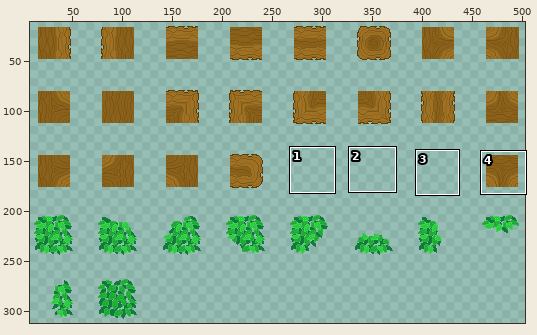
Two states of a sprite sheet, assets/sprites/environment/tree-tiles.png. The first picture is a wide view before the edit; the outline marks the close-up.
Close-up. First the earlier version:
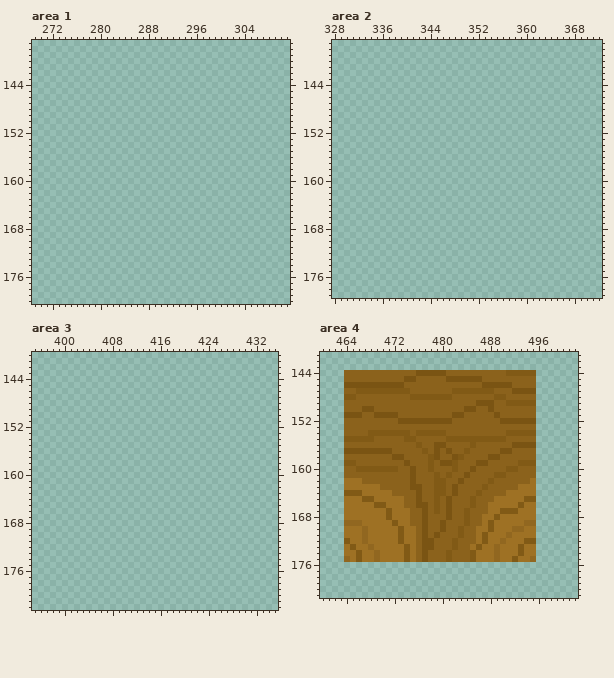
The file is 512x512 pixels. Shown: area 1: x 269..311, y 137..180; area 2: x 328..372, y 137..179; area 3: x 395..435, y 140..182; area 4: x 460..502, y 141..181. The wide view leaves out empty margins. The commit also changed other parts of the picture, which this record leaves out.
Once edited:
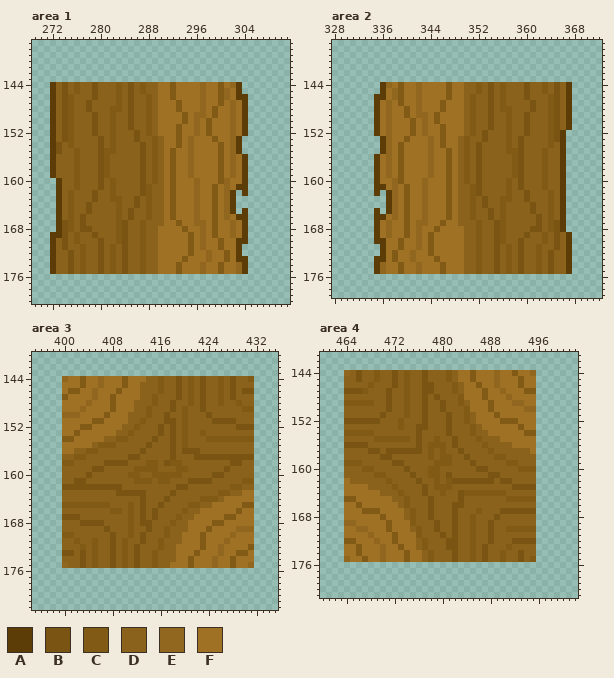
Palette (. is transparent): A #5c3d07  B #7a5413  C #815a16  D #8b621c  E #916720  F #9e7124
Difference:
Changed rows in their new state; - is an unchanged pixel.
Area 1:
first column x 272:
144 ADBDCDDBDDDCDBDCDDFFCFFFFEFFCFEA-
145 ADBDCDDBDDDCDBDCDDFFCFFFFEFFCEFA-
146 ADBCDDDBDDDCDBDDCDFFCFFFFEFFCEFAA
147 ADBCDDBDDDDCDBDDCDFFFCFFFEFFCFEFA
148 ADBCDDBDDDCCDBDDCDFFFCFFFEFCFFEFA
149 ADBCDDDBDDCDDBDDCDFFFFCFEEFCFFEFA
150 ADBCDDDBDDCDDBDDCDFFFFCFEFCFFFEFA
151 ADBCDDDBDDCDDBDDCDFFFCFFEFCFFFEFA
152 ADBCDDDBDDCDDDBDCDFFFCFFEFCFFFEFA
153 ADBCDDDDBDCDDDBDDCDFFCFEFFFCFFEA-
154 ABDCDDDDBDCDDDDBDCDFFCFEFFFFCFEA-
155 ABDDCDDDBCCDDDDBDCDFCFFEFFFFCFEA-
156 ADDDCDDDBCDDDDDBDCDFCFFEFFFFCFEFA
157 ADDDCDDDBCDDDDDBDCDFCFFEFFFFCFEFA
158 ADDDCDDDBCDDDDDBDCDFCFFEFFFFCFEFA
159 ADDDCDDDBCDDDDDBDCDFCFFEFFFFCFEFA
160 -ADDCDDDBDCDDDDBDCDFCFFFEFFFCEFFA
161 -ADDCDDDBDCDDDDBCDDFCFFFEFFCFEFAA
162 -ADCDDDBDDCDDDDBCDDFCFFFEFFCFEA-A
163 -ADCDDDBDDCCDDBDCDDFCFFFEFFCFEA--
164 -ADCDDBDDDDCDDBDCDDFCFFFEFFCFEA--
165 -ADCDDBDDDDCDBDDCDDFCFFFEFFCFEA-A
166 -ADCDBDDDDDCDBDDCDDFCFFFEFFCFEFAA
167 -ABCDBDDDDDCBDDCDDDFFCFFEEFCFFEFA
168 -ABCDBBDDDDCBDDCDDFFFFCFFEFCFFEFA
169 AABDCDDBDDDCBDDCDDFFFFFCFEFCFFEFA
170 ADBDCDDDBDDCBDDCDDFFFFFCFEFFCFFAA
171 ADBDDCDDBDCDBDDCDDFFFFFCFEFFCFFA-
172 ADDBDCDDBDCDBDDCDDFFFFFCFFEFFCFA-
173 ADDBDCDDBDCDBDDCDDFFFFCFFFEFFCFAA
174 ADDBDCDDBDCDBDDCDDFFFCFFFEFFCFFEA
175 ADDBDCDDBDCDBDDCDDFFFCFFFEFFCFFEA
Area 2:
first column x 335:
144 -AEFCFFEFFFFCFFDDCDBDCDDDBDDCDBDA
145 -AFECFFEFFFFCFFDDCDBDCDDDBDDCDBDA
146 AAFECFFEFFFFCFFDCDDBDCDDDBDDDCBDA
147 AFEFCFFEFFFCFFFDCDDBDCDDDDBDDCBDA
148 AFEFFCFEFFFCFFFDCDDBDCCDDDBDDCBDA
149 AFEFFCFEEFCFFFFDCDDBDDCDDBDDDCBDA
150 AFEFFFCFEFCFFFFDCDDBDDCDDBDDDCBDA
151 AFEFFFCFEFFCFFFDCDDBDDCDDBDDDCBDA
152 AFEFFFCFEFFCFFFDCDBDDDCDDBDDDCBA-
153 -AEFFCFFFEFCFFDCDDBDDDCDBDDDDCBA-
154 -AEFCFFFFEFCFFDCDBDDDDCDBDDDDCDA-
155 -AEFCFFFFEFFCFDCDBDDDDCCBDDDCDDA-
156 AFEFCFFFFEFFCFDCDBDDDDDCBDDDCDDA-
157 AFEFCFFFFEFFCFDCDBDDDDDCBDDDCDDA-
158 AFEFCFFFFEFFCFDCDBDDDDDCBDDDCDDA-
159 AFEFCFFFFEFFCFDCDBDDDDDCBDDDCDDA-
160 AFFECFFFEFFFCFDCDBDDDDCDBDDDCDDA-
161 AAFEFCFFEFFFCFDDCBDDDDCDBDDDCDDA-
162 A-AEFCFFEFFFCFDDCBDDDDCDDBDDDCDA-
163 --AEFCFFEFFFCFDDCDBDDCCDDBDDDCDA-
164 --AEFCFFEFFFCFDDCDBDDCDDDDBDDCDA-
165 A-AEFCFFEFFFCFDDCDDBDCDDDDBDDCDA-
166 AAFEFCFFEFFFCFDDCDDBDCDDDDDBDCDA-
167 AFEFFCFEEFFCFFDDDCDDBCDDDDDBDCBA-
168 AFEFFCFEFFCFFFFDDCDDBCDDDDBBDCBA-
169 AFEFFCFEFCFFFFFDDCDDBCDDDBDDCDBDA
170 AAFFCFFEFCFFFFFDDCDDBCDDBDDDCDBDA
171 -AFFCFFEFCFFFFFDDCDDBDCDBDDCDDBDA
172 -AFCFFEFFCFFFFFDDCDDBDCDBDDCDBDDA
173 AAFCFFEFFFCFFFFDDCDDBDCDBDDCDBDDA
174 AEFFCFFEFFFCFFFDDCDDBDCDBDDCDBDDA
175 AEFFCFFEFFFCFFFDDCDDBDCDBDDCDBDDA
Area 3:
first column x 400:
144 EFFCFFEFFFCFFFDDCDDBDCDBDDCDBDDC
145 FFFCFFEFFFCFFDDDCDDBDCDBDDCDBDDD
146 FCCFFEFFFCFFFDDDCDDBDCDBDDCDBDBB
147 CFFFFEFFCFFFFDDCDDDBDCDBDDCDBDDD
148 FFFFEFFFCFFFDDDCDDBDDCDBDDCDDCDD
149 FFFEFFFFCFFFDDCDDDBDCDDBDDDDDDCC
150 EEEFFFFCFFFDDDCDDBDDCDDDBDDDDDDD
151 FFFFFCCFFFFDDCDDDBBDCDDDDBBBBDDD
152 FFFCCFFFFFDDCDDDBDBDCDDDDDDDDBBB
153 FFCFFFFFFDDCDDDDBDBDCDDCDDDDDDDD
154 CCFFFFFDDCCDDDDBDDBDCDDDCCCCCCCC
155 FFFFFDCCCDDDDDBDDDBDCDDDDDDDDDDD
156 FFDDCCDDDDDDDBDDDDBDBBBDDDDDDDDD
157 DDCCDDDDDDDBBDDDDDBDDDBBBBBBBBBB
158 CCDDDDDBBBBDDDCCDBCCDDDDDDDDBBDD
159 DDDDDBBDDDDDCCCCDDDCCDDDDDDBDDDD
160 DDDDBDDDDDDCCDDCCCCCDDDDDBBDDDDD
161 DDBBDDDDDDDDCCCDCCDDDBBBBDDDDDCC
162 BBBBBBBBBBDDDDDDDDDBBDDDDDDDCCDD
163 DDDDDDDDDBBBBBDDDDBDDDDDDDCCDDFF
164 DDDDDDDDDDDDDBDDDBDDDDDCCCDFFFFF
165 CCCCCCCCDDDCDBDDBDDDDCCDDFFFFFCC
166 DDDDDDDDCCDCDBDBDDDDCDDFFFFFFCFF
167 BBBDDDDDDDDCDBDBDDDCDDFFFFFCCFFF
168 DDDBBBBDDDDCDBBDDDCDDFFFFCCFFFFF
169 DDDDDDDBDDDCDDBDDCDDDFFFCFFFFEEE
170 CCDDDDDDBDDCDBDDDCDDFFFCFFFFEFFF
171 DDCDDCDDBDCDDBDDCDDDFFFCFFFEFFFF
172 DDDCDCDDBDCDBDDDCDDFFFFCFFEFFFFC
173 BBDBDCDDBDCDBDDCDDDFFFCFFFEFFCCF
174 DDDBDCDDBDCDBDDCDDDFFCFFFEFFCFFF
175 EDDBDCDDBDCDBDDCDDFFFCFFFEFFCFFE
Area 4:
first column x 464:
144 E-B--C--B-C-D-DDDC-FFCFFFEFF-FFE
145 --B--C--B-CD-B---CDFFCFFFEFFFCFF
146 DDDDCDDD-DC--BB---C-FFCFFEFFFCFF
147 BBB-DDDBDD---BB----DFFF-FFEFFFCC
148 DD-----B--CDDBDBDD-CFFFCFFFEFFFF
149 CCCCC--B--C--B--B--C-FFFCFFFEEFF
150 ---DD--B--C--B--B---CFFFCFFFFFEE
151 DDD--D-DD-C--B---BDDC-FFFCFFFFFF
152 BBBBBB---CDDD-DDD---C-FFFFCCCFFF
153 ---------C--BB---B---C-FFFFFFCFF
154 CCCC-DDDDDD-BDDDDB---C--FFFFFF--
155 DDDDDCCCCC-DB--C-DBDDD-DDDFFFFFF
156 BBBB--------B-CCC-B--D-C----FFFF
157 DDDD--D-BBBBBDCDCD-BD---C-DD---F
158 ------BBDD-----DCCDDB---DCC-----
159 --C-----BBD---DCCCD--BDD---CCDDD
160 --D--DDDD-BD---C--D--DBB---DDCCC
161 -----CC-------C--B--D---BBD-----
162 -DD----C---DB---DCB-BBBBB-BB---D
163 ----DD--C--DDB---CD----D----BBBB
164 FFF---DD-C--DB-D--DBCC-CCCCDDDDD
165 CC-FF---DDC-D-BD-D-B-D---DDCCC--
166 --C--FF--DC-DDBD-DBB-D--DDDDDDDD
167 ---CCC-F--DC-DBD-DB-D-C-DDBBBBBB
168 ------CF--DC-DB--DB-DC-DDBDDDDDD
169 --F----CF--C-D-BD-B-DC-DBDDDDDDD
170 --E----C-F-DCD-BD-BD-CDDBDDCCCCC
171 ---FE---CF--CD-DB-BD-CDDBDDDDDDD
172 -C-F-E--CF---CD--BB--CDDBDDDBBBB
173 -FC-F-E--CF--CD--BB--CDBDDDCDDDD
174 -----FE-----FDC--DB---DBDDCDDBDD
175 --FC-FE-----FDC--DB---DBDDCDDBDC
